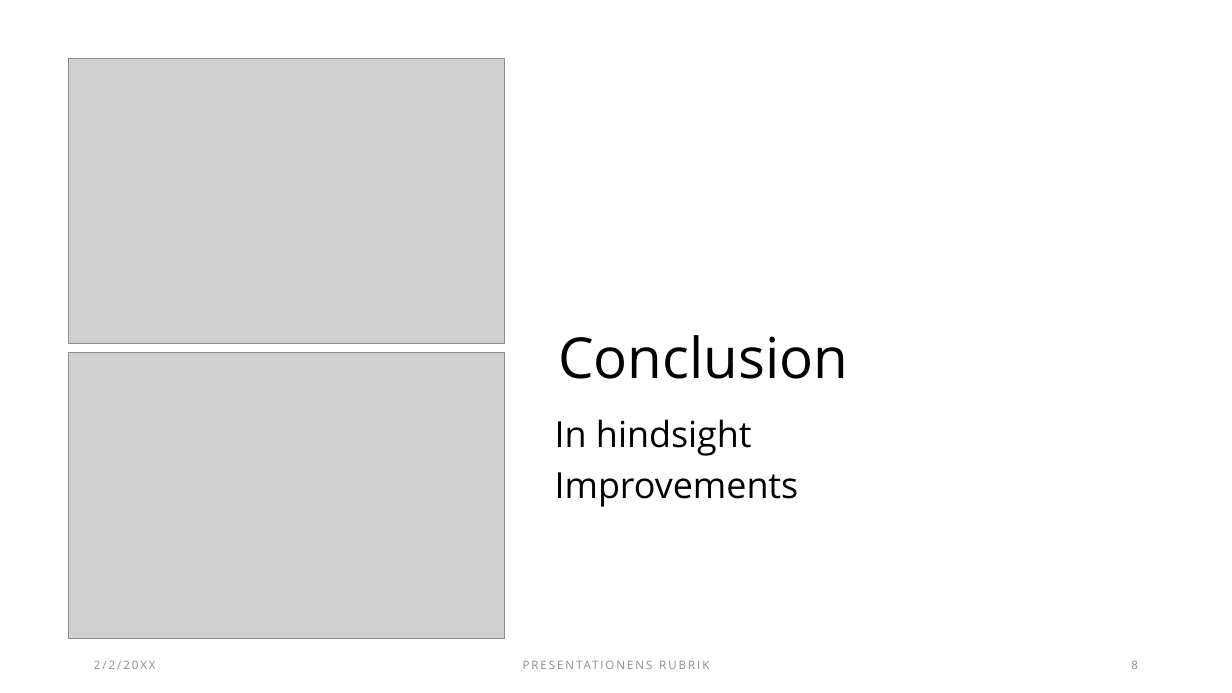
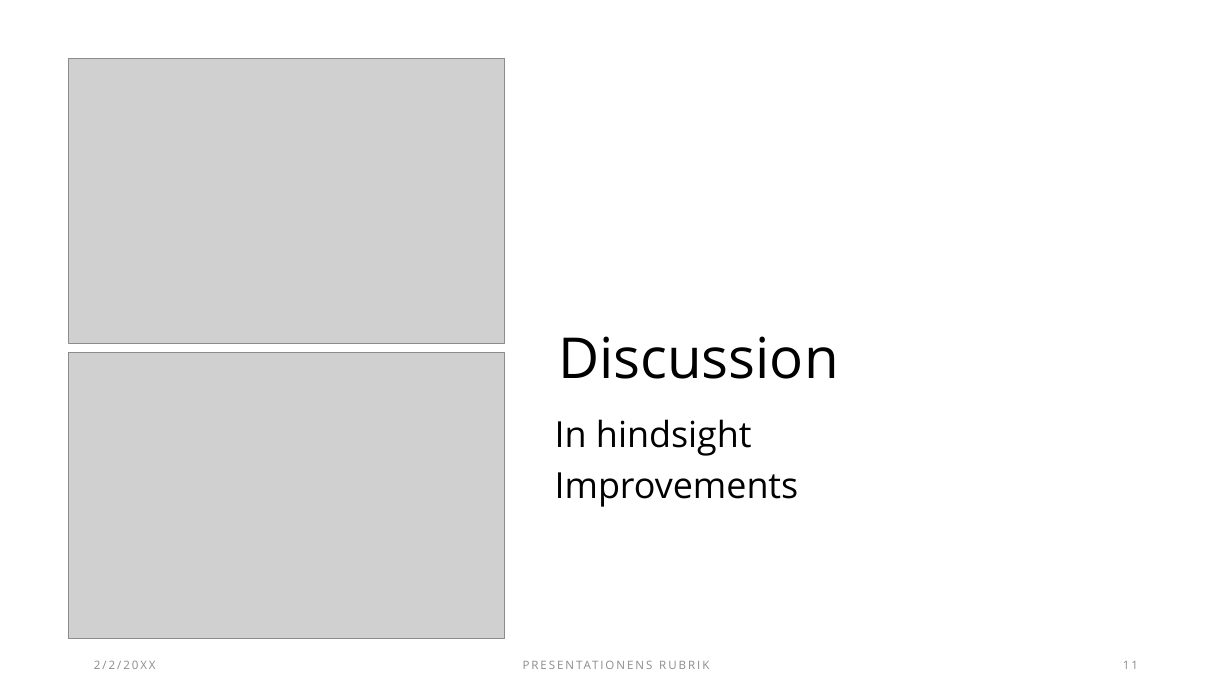
Before and after one commit to Ashley-Bjors/DVA439-Intelligenta-system, a slide deck: slide 11 of Redovisning.pptx (slide 8 before the commit). Drawn at 1232x693 pixels with LibreOffice and Linux fonts; fonts in the diff are those of the drawing; grey boxes stand for pictures. Boxes give left, top, right and bottom in pixels: in the first picture for what was removed or moved away, otherwise in the second. Text is boxed around its words. In the diff, an @@ line names an element or a change of style, - is before the commit and + after.

```diff
--- a/Redovisning.pptx
+++ b/Redovisning.pptx
@@ title at box(558, 336, 839, 379): text changed @@
-Conclusion
+Discussion
@@ page number at box(1123, 661, 1138, 669): text changed @@
-8
+11
```
Also in this commit, not shown: 5 other slides changed, 3 slides added, 3 other files.
